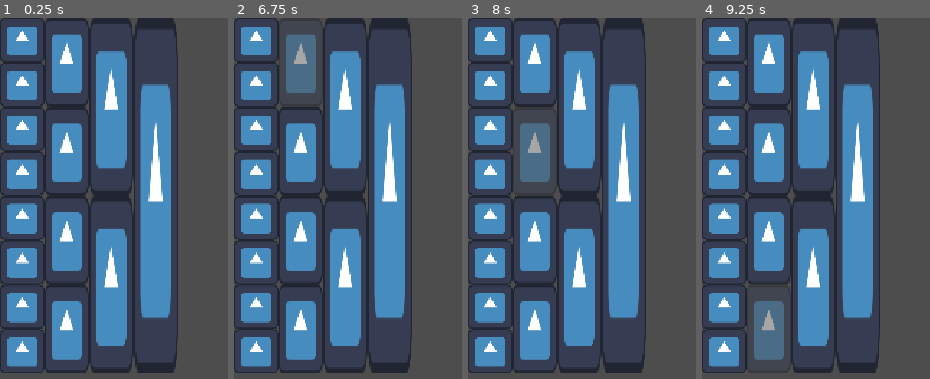
Above: before the commit, frames 1-4 (left to right).
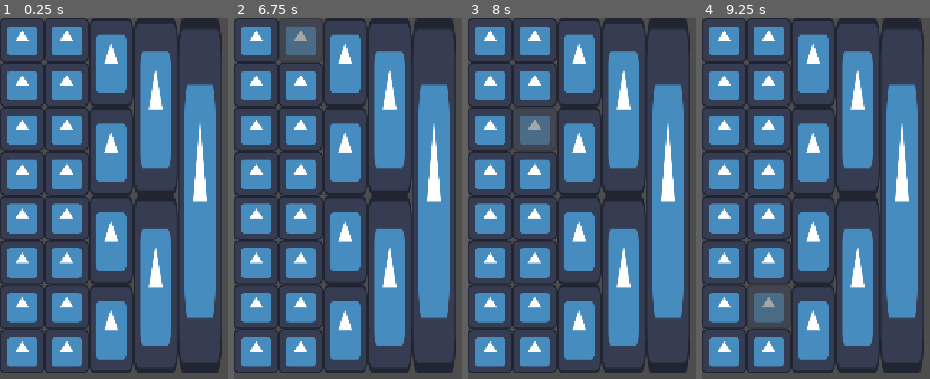
Above: after the commit, the same moments.

Repository: pgpais/gmtk-2026
Game: Godot game, scene res://main.tscn
Two runs of this game, one before a commit and one after it. Both use one fixed random seed, a clock stepped at 60 frames per second and the inputs below. The engine's default icon, where the game draws it, is replaced by a stand-in: a white triangle on a blue panel in a dark square.
Inputs (mouse positions are in pixels of both pictures, inside the frame that each line leads up to):
- Up to frame 1 (0.25 s): no input
- Up to frame 2 (6.75 s): tap Enter at 0.5, 2, 3.5 s; move the mouse to (256, 39) at 0.52 s; tap Space at 1.25, 2.75, 4.25 s; move the mouse to (256, 82) at 1.27 s; move the mouse to (256, 129) at 2.02 s; move the mouse to (256, 173) at 2.77 s; move the mouse to (256, 216) at 3.52 s; move the mouse to (256, 263) at 4.27 s; move the mouse to (256, 306) at 5.02 s; move the mouse to (256, 350) at 5.77 s; move the mouse to (300, 61) at 6.52 s
- Up to frame 3 (8 s): move the mouse to (534, 151) at 7.27 s
- Up to frame 4 (9.25 s): move the mouse to (768, 241) at 8.02 s; move the mouse to (768, 328) at 8.77 s

The runs differ from the first frame. In frame 1, 31% of the frame differs, in the area x 19-98%, y 0-99%; in frame 2, 32%; in frame 3, 32%; in frame 4, 32%.
Error before the commit: Invalid access to property or key 'edited_scene_root' on a base object of type 'null instance'. (res://map/grid_map.gd:43)
Error after the commit: Invalid access to property or key 'edited_scene_root' on a base object of type 'null instance'. (res://map/grid_map.gd:34)

Commit message:
Grid map is now based on an array of layer sizes

Diff:
--- a/map/grid_map.gd
+++ b/map/grid_map.gd
@@ -1,17 +1,15 @@
 @tool
 extends Node2D
 
-@export var number_of_layers: int = 2:
+## Maximum number of tiles the map can have
+@export var map_size: int = 8:
 	set(value):
-		number_of_layers = value
+		map_size = value
 		_setup_map()
-@export var starting_number_of_tiles: int = 2:
+
+@export var layers: Array[int]:
 	set(value):
-		starting_number_of_tiles = value
-		_setup_map()
-@export var tile_size_multiplier: int = 2:
-	set(value):
-		tile_size_multiplier = value
+		layers = value
 		_setup_map()
 
 # Called when the node enters the scene tree for the first time.
@@ -27,20 +25,13 @@
 	for child in get_children():
 		child.queue_free()
 
-	for i in number_of_layers:
+	for i in range(layers.size()):
 		var layer = Layer.new()
-		var number_of_tiles: float
-
-		number_of_tiles = starting_number_of_tiles / pow(2, i)
-		print(number_of_tiles)
-
-		if number_of_tiles < 1:
-			printerr("Too many layers")
-			break
+		var layer_size: int = layers[i]
 
 		layer.name = "Layer"
 		add_child(layer, true)
 		layer.owner = get_tree().edited_scene_root
 		layer.position.x = 64 * i + 32
-		layer.number_of_tiles = number_of_tiles
-		layer.tile_size_multiplier = pow(2, i)
+		layer.number_of_tiles = layer_size
+		layer.tile_size_multiplier = map_size / layer_size
--- a/map/grid_map.tscn
+++ b/map/grid_map.tscn
@@ -7,10 +7,9 @@
 
 [node name="GridMap" type="Node2D" unique_id=1574253330]
 script = ExtResource("1_tvw0y")
-number_of_layers = 4
-starting_number_of_tiles = 8
+layers = Array[int]([8, 8, 4, 2, 1])
 
-[node name="Layer" type="Node2D" parent="." unique_id=1344594609]
+[node name="Layer" type="Node2D" parent="." unique_id=2015895446]
 position = Vector2(32, 0)
 script = ExtResource("3_adypy")
 number_of_tiles = 8
@@ -22,114 +21,175 @@
 tile_size_multiplier = 1
 metadata/_custom_type_script = "uid://d1vsxetgx8k52"
 
-[node name="Tile10" type="Area2D" parent="Layer" unique_id=551013727 instance=ExtResource("2_y2271")]
+[node name="Tile10" type="Area2D" parent="Layer" unique_id=1714873301 instance=ExtResource("2_y2271")]
 position = Vector2(0, 96)
 script = ExtResource("5_51dlw")
 tile_index = 1
 tile_size_multiplier = 1
 metadata/_custom_type_script = "uid://d1vsxetgx8k52"
 
-[node name="Tile11" type="Area2D" parent="Layer" unique_id=2139246082 instance=ExtResource("2_y2271")]
+[node name="Tile11" type="Area2D" parent="Layer" unique_id=924628423 instance=ExtResource("2_y2271")]
 position = Vector2(0, 160)
 script = ExtResource("5_51dlw")
 tile_index = 2
 tile_size_multiplier = 1
 metadata/_custom_type_script = "uid://d1vsxetgx8k52"
 
-[node name="Tile12" type="Area2D" parent="Layer" unique_id=1743614947 instance=ExtResource("2_y2271")]
+[node name="Tile12" type="Area2D" parent="Layer" unique_id=659686421 instance=ExtResource("2_y2271")]
 position = Vector2(0, 224)
 script = ExtResource("5_51dlw")
 tile_index = 3
 tile_size_multiplier = 1
 metadata/_custom_type_script = "uid://d1vsxetgx8k52"
 
-[node name="Tile13" type="Area2D" parent="Layer" unique_id=1950015213 instance=ExtResource("2_y2271")]
+[node name="Tile13" type="Area2D" parent="Layer" unique_id=1260431355 instance=ExtResource("2_y2271")]
 position = Vector2(0, 288)
 script = ExtResource("5_51dlw")
 tile_index = 4
 tile_size_multiplier = 1
 metadata/_custom_type_script = "uid://d1vsxetgx8k52"
 
-[node name="Tile14" type="Area2D" parent="Layer" unique_id=1487977376 instance=ExtResource("2_y2271")]
+[node name="Tile14" type="Area2D" parent="Layer" unique_id=316657499 instance=ExtResource("2_y2271")]
 position = Vector2(0, 352)
 script = ExtResource("5_51dlw")
 tile_index = 5
 tile_size_multiplier = 1
 metadata/_custom_type_script = "uid://d1vsxetgx8k52"
 
-[node name="Tile15" type="Area2D" parent="Layer" unique_id=743338075 instance=ExtResource("2_y2271")]
+[node name="Tile15" type="Area2D" parent="Layer" unique_id=1304061826 instance=ExtResource("2_y2271")]
 position = Vector2(0, 416)
 script = ExtResource("5_51dlw")
 tile_index = 6
 tile_size_multiplier = 1
 metadata/_custom_type_script = "uid://d1vsxetgx8k52"
 
-[node name="Tile16" type="Area2D" parent="Layer" unique_id=837271223 instance=ExtResource("2_y2271")]
+[node name="Tile16" type="Area2D" parent="Layer" unique_id=1393271932 instance=ExtResource("2_y2271")]
 position = Vector2(0, 480)
 script = ExtResource("5_51dlw")
 tile_index = 7
 tile_size_multiplier = 1
 metadata/_custom_type_script = "uid://d1vsxetgx8k52"
 
-[node name="Layer5" type="Node2D" parent="." unique_id=612752462]
+[node name="Layer4" type="Node2D" parent="." unique_id=1884494412]
 position = Vector2(96, 0)
+script = ExtResource("3_adypy")
+number_of_tiles = 8
+tile_size_multiplier = 1
+
+[node name="Tile9" type="Area2D" parent="Layer4" unique_id=1617136078 instance=ExtResource("2_y2271")]
+position = Vector2(0, 32)
+script = ExtResource("5_51dlw")
+tile_size_multiplier = 1
+metadata/_custom_type_script = "uid://d1vsxetgx8k52"
+
+[node name="Tile10" type="Area2D" parent="Layer4" unique_id=405151823 instance=ExtResource("2_y2271")]
+position = Vector2(0, 96)
+script = ExtResource("5_51dlw")
+tile_index = 1
+tile_size_multiplier = 1
+metadata/_custom_type_script = "uid://d1vsxetgx8k52"
+
+[node name="Tile11" type="Area2D" parent="Layer4" unique_id=1769436958 instance=ExtResource("2_y2271")]
+position = Vector2(0, 160)
+script = ExtResource("5_51dlw")
+tile_index = 2
+tile_size_multiplier = 1
+metadata/_custom_type_script = "uid://d1vsxetgx8k52"
+
+[node name="Tile12" type="Area2D" parent="Layer4" unique_id=1210942333 instance=ExtResource("2_y2271")]
+position = Vector2(0, 224)
+script = ExtResource("5_51dlw")
+tile_index = 3
+tile_size_multiplier = 1
+metadata/_custom_type_script = "uid://d1vsxetgx8k52"
+
+[node name="Tile13" type="Area2D" parent="Layer4" unique_id=2047992563 instance=ExtResource("2_y2271")]
+position = Vector2(0, 288)
+script = ExtResource("5_51dlw")
+tile_index = 4
+tile_size_multiplier = 1
+metadata/_custom_type_script = "uid://d1vsxetgx8k52"
+
+[node name="Tile14" type="Area2D" parent="Layer4" unique_id=1400557099 instance=ExtResource("2_y2271")]
+position = Vector2(0, 352)
+script = ExtResource("5_51dlw")
+tile_index = 5
+tile_size_multiplier = 1
+metadata/_custom_type_script = "uid://d1vsxetgx8k52"
+
+[node name="Tile15" type="Area2D" parent="Layer4" unique_id=2120932760 instance=ExtResource("2_y2271")]
+position = Vector2(0, 416)
+script = ExtResource("5_51dlw")
+tile_index = 6
+tile_size_multiplier = 1
+metadata/_custom_type_script = "uid://d1vsxetgx8k52"
+
+[node name="Tile16" type="Area2D" parent="Layer4" unique_id=1663621362 instance=ExtResource("2_y2271")]
+position = Vector2(0, 480)
+script = ExtResource("5_51dlw")
+tile_index = 7
+tile_size_multiplier = 1
+metadata/_custom_type_script = "uid://d1vsxetgx8k52"
+
+[node name="Layer5" type="Node2D" parent="." unique_id=1078452315]
+position = Vector2(160, 0)
 script = ExtResource("3_adypy")
 number_of_tiles = 4
 tile_size_multiplier = 2
 
-[node name="Tile5" type="Area2D" parent="Layer5" unique_id=1100360727 instance=ExtResource("2_y2271")]
+[node name="Tile5" type="Area2D" parent="Layer5" unique_id=1633662530 instance=ExtResource("2_y2271")]
 position = Vector2(0, 64)
 script = ExtResource("5_51dlw")
 tile_size_multiplier = 2
 metadata/_custom_type_script = "uid://d1vsxetgx8k52"
 
-[node name="Tile6" type="Area2D" parent="Layer5" unique_id=807734552 instance=ExtResource("2_y2271")]
+[node name="Tile6" type="Area2D" parent="Layer5" unique_id=280361632 instance=ExtResource("2_y2271")]
 position = Vector2(0, 192)
 script = ExtResource("5_51dlw")
 tile_index = 1
 tile_size_multiplier = 2
 metadata/_custom_type_script = "uid://d1vsxetgx8k52"
 
-[node name="Tile7" type="Area2D" parent="Layer5" unique_id=1571744447 instance=ExtResource("2_y2271")]
+[node name="Tile7" type="Area2D" parent="Layer5" unique_id=185471469 instance=ExtResource("2_y2271")]
 position = Vector2(0, 320)
 script = ExtResource("5_51dlw")
 tile_index = 2
 tile_size_multiplier = 2
 metadata/_custom_type_script = "uid://d1vsxetgx8k52"
 
-[node name="Tile8" type="Area2D" parent="Layer5" unique_id=1196471097 instance=ExtResource("2_y2271")]
+[node name="Tile8" type="Area2D" parent="Layer5" unique_id=1082905782 instance=ExtResource("2_y2271")]
 position = Vector2(0, 448)
 script = ExtResource("5_51dlw")
 tile_index = 3
 tile_size_multiplier = 2
 metadata/_custom_type_script = "uid://d1vsxetgx8k52"
 
-[node name="Layer6" type="Node2D" parent="." unique_id=1596807932]
-position = Vector2(160, 0)
+[node name="Layer8" type="Node2D" parent="." unique_id=2137782717]
+position = Vector2(224, 0)
 script = ExtResource("3_adypy")
 number_of_tiles = 2
 tile_size_multiplier = 4
 
-[node name="Tile3" type="Area2D" parent="Layer6" unique_id=644538286 instance=ExtResource("2_y2271")]
+[node name="Tile3" type="Area2D" parent="Layer8" unique_id=1792863072 instance=ExtResource("2_y2271")]
 position = Vector2(0, 128)
 script = ExtResource("5_51dlw")
 tile_size_multiplier = 4
 metadata/_custom_type_script = "uid://d1vsxetgx8k52"
 
-[node name="Tile4" type="Area2D" parent="Layer6" unique_id=1353201576 instance=ExtResource("2_y2271")]
+[node name="Tile4" type="Area2D" parent="Layer8" unique_id=427868260 instance=ExtResource("2_y2271")]
 position = Vector2(0, 384)
 script = ExtResource("5_51dlw")
 tile_index = 1
 tile_size_multiplier = 4
 metadata/_custom_type_script = "uid://d1vsxetgx8k52"
 
-[node name="Layer7" type="Node2D" parent="." unique_id=1050473079]
-position = Vector2(224, 0)
+[node name="Layer10" type="Node2D" parent="." unique_id=510608280]
+position = Vector2(288, 0)
 script = ExtResource("3_adypy")
 number_of_tiles = 1
 tile_size_multiplier = 8
 
-[node name="Tile2" type="Area2D" parent="Layer7" unique_id=1932286813 instance=ExtResource("2_y2271")]
+[node name="Tile2" type="Area2D" parent="Layer10" unique_id=856789079 instance=ExtResource("2_y2271")]
 position = Vector2(0, 256)
 script = ExtResource("5_51dlw")
 tile_size_multiplier = 8
